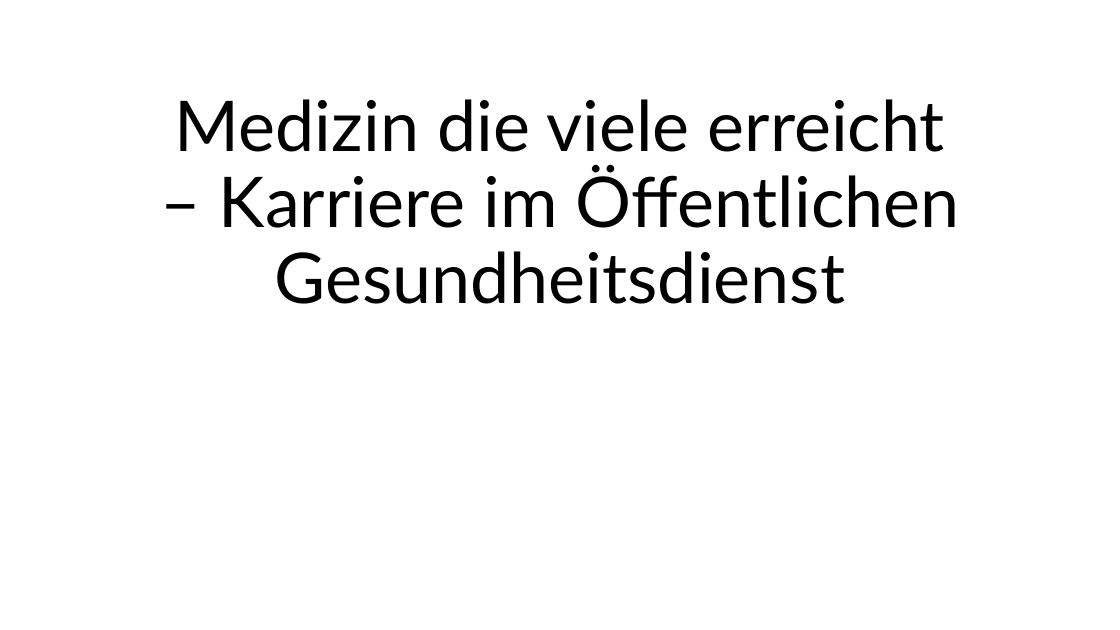
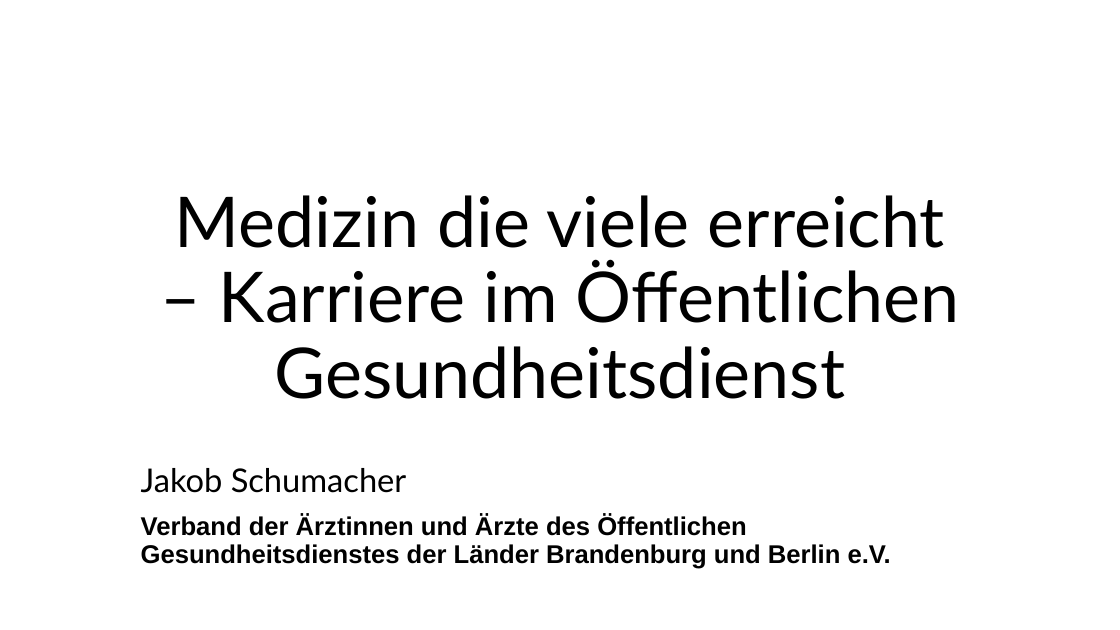
Before and after one commit to jakobschumacher/presentations, a slide deck: slide 1 of assets/2026-11-11/ögd.pptx. Drawn at 1120x630 pixels with LibreOffice and Linux fonts; fonts in the diff are those of the drawing. Boxes give left, top, right and bottom in pixels: in the first picture for what was removed or moved away, otherwise in the second. Text is boxed around its words. In the diff, an @@ line names an element or a change of style, - is before the commit and + after.

```diff
--- a/assets/2026-11-11/ögd.pptx
+++ b/assets/2026-11-11/ögd.pptx
@@ title "Medizin die viele erreicht – ..." moved from (x1=175, y1=99, x2=960, y2=304) to (x1=175, y1=195, x2=960, y2=399) @@
@@ subtitle added at (x1=141, y1=468, x2=891, y2=569), 22 pt, text #000000, bold @@
+Jakob Schumacher
+Verband der Ärztinnen und Ärzte des Öffentlichen Gesundheitsdienstes der Länder Brandenburg und Berlin e.V.
```
Also in this commit, not shown: 1 other slide changed, 1 slide added, 9 other files.
